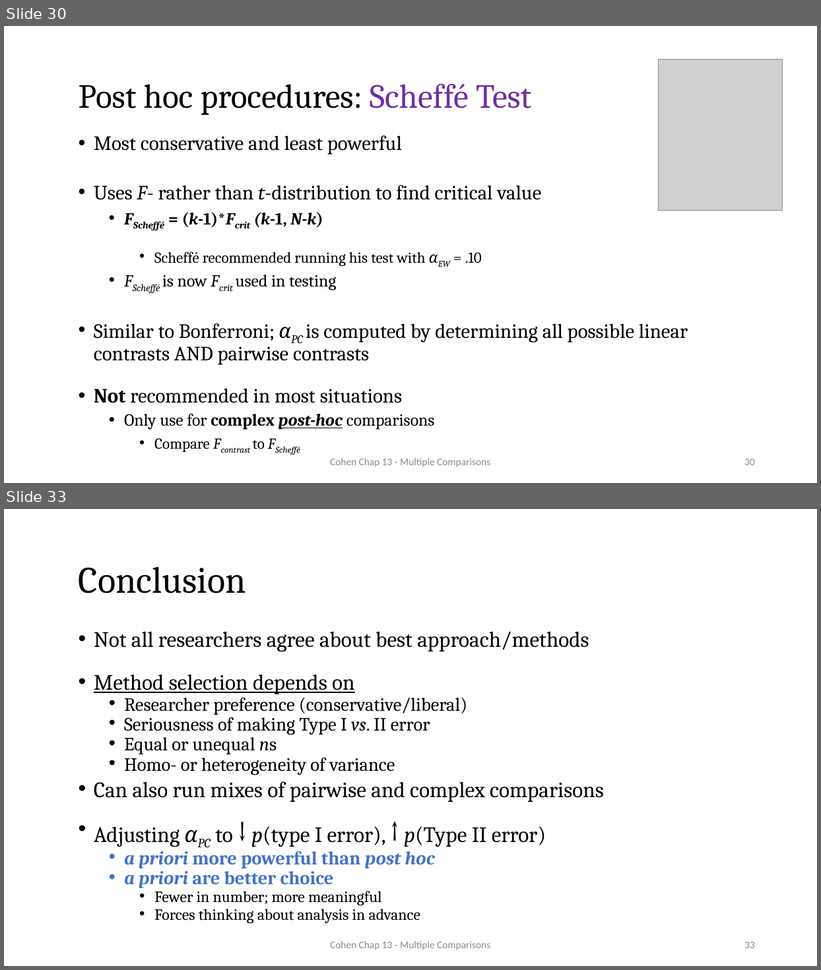
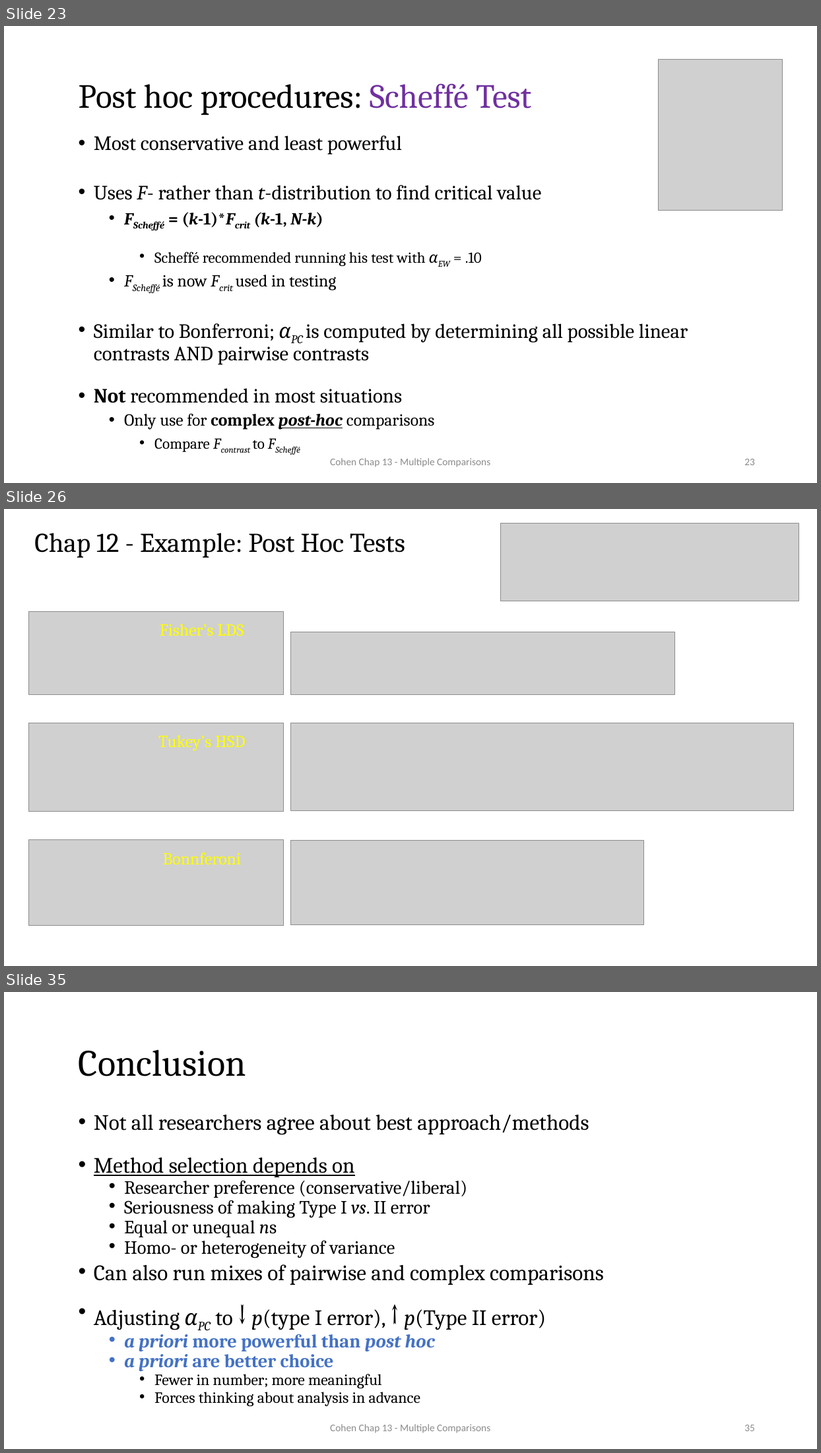
Before and after one commit to CEHS-research/PSY-6600_public, a slide deck: slides/Ch13_multcomp.pptx. Shown one above the other, each under a label of ours: slides 30 and 33 before the commit, slides 23, 26 and 35 after it; the slides between them are not shown. The pictures are 821x970 and 821x1453 pixels, drawn with LibreOffice and Linux fonts; fonts in the diff are those of the drawing; grey boxes stand for pictures. Boxes give left, top, right and bottom in pixels: in the first picture for what was removed or moved away, otherwise in the second. Text is boxed around its words. In the diff, an @@ line names an element or a change of style, - is before the commit and + after.

Commit message:
revamp chap 13 slides

```diff
--- a/slides/Ch13_multcomp.pptx
+++ b/slides/Ch13_multcomp.pptx
@@ slide 26 added at (4,509,817,966), background #FFFFFF @@
@@ picture added at (501,523,799,601) @@
@@ title added at (34,533,405,558), 32 pt, text #000000 @@
+Chap 12 - Example: Post Hoc Tests
@@ picture added at (28,611,283,695) @@
@@ text added at (160,624,244,636), 20 pt, text #FFFF00 @@
+Fisher’s LDS
@@ picture added at (291,632,676,695) @@
@@ picture added at (28,723,283,812) @@
@@ picture added at (291,723,795,811) @@
@@ text added at (158,735,246,751), 20 pt, text #FFFF00 @@
+Tukey’s HSD
@@ picture added at (28,840,283,926) @@
@@ picture added at (291,840,644,925) @@
@@ text added at (163,853,242,865), 20 pt, text #FFFF00 @@
+Bonnferoni
@@ what was slide 30 is now slide 23 @@
@@ page number at (745,459,755,466): text changed @@
-30
+23
@@ what was slide 33 is now slide 35 @@
@@ page number at (745,1425,755,1432): text changed @@
-33
+35
```
Also in this commit, not shown: 7 slides changed, 4 other slides added, 1 slide removed.
